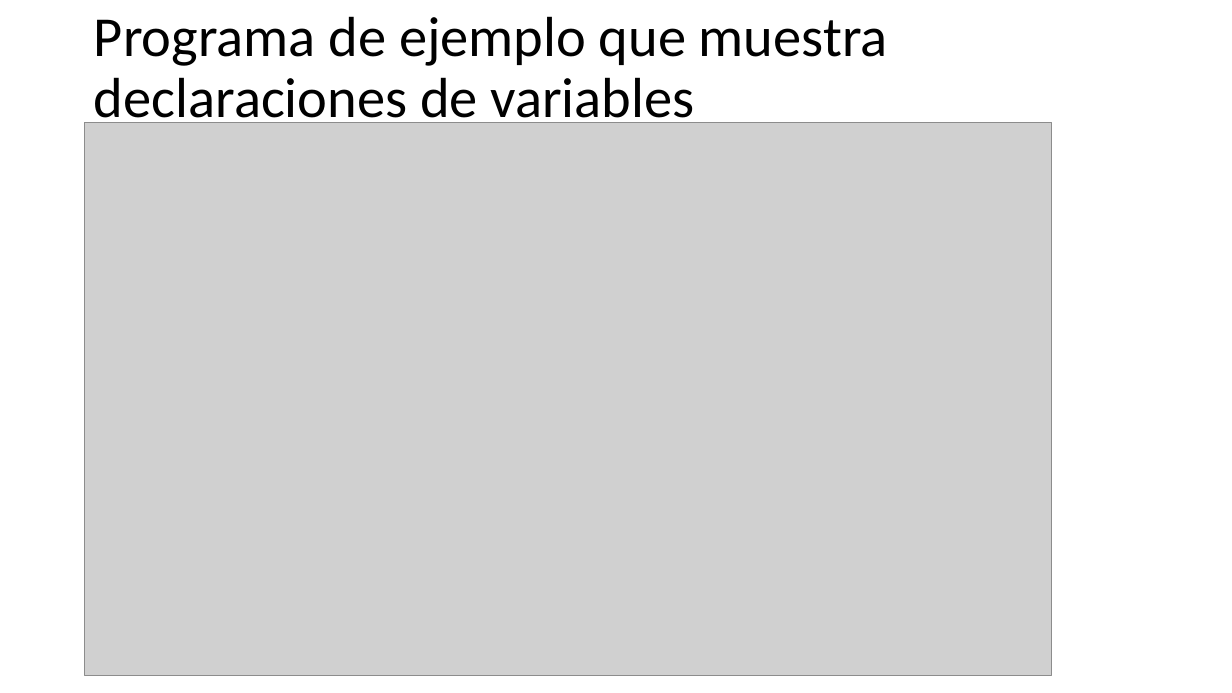
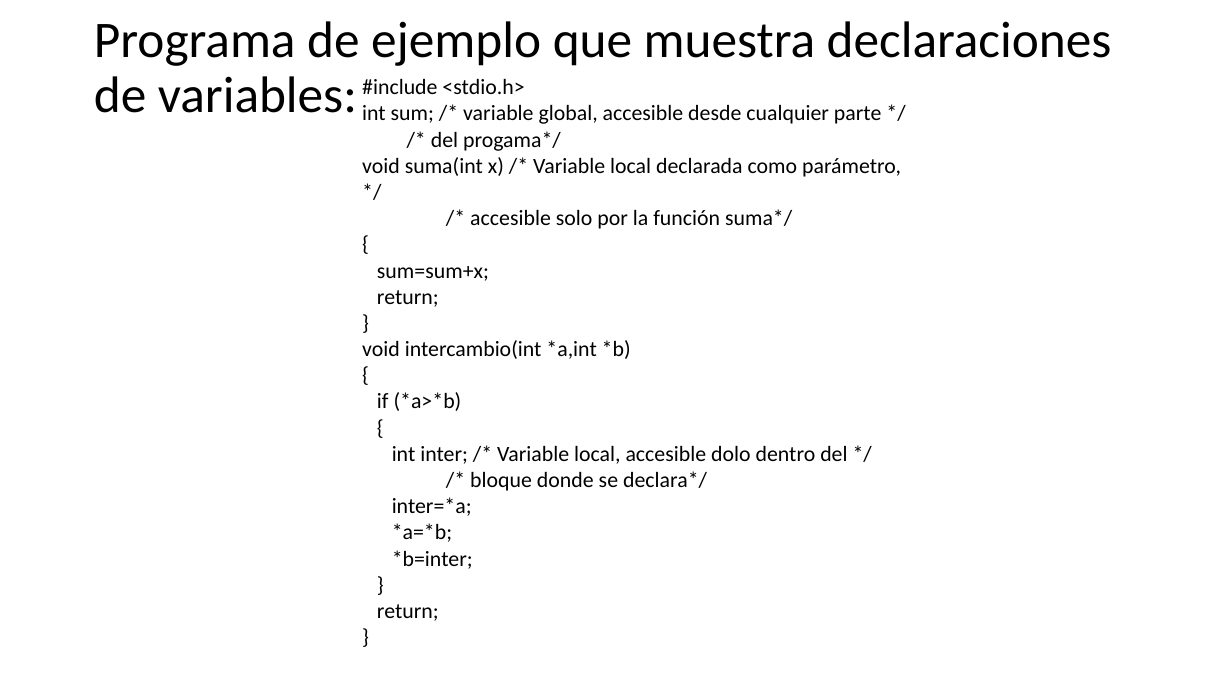
Before and after one commit to programacionestructurada/2021-2, a slide deck: slide 19 of U1_Introduccion_a_la_programacion/PracticaGuiada01_Introduccion_a_la_programacion_1.pptx. Drawn at 1232x693 pixels with LibreOffice and Linux fonts; fonts in the diff are those of the drawing; grey boxes stand for pictures. Boxes give left, top, right and bottom in pixels: in the first picture for what was removed or moved away, otherwise in the second. Text is boxed around its words. In the diff, an @@ line names an element or a change of style, - is before the commit and + after.

Commit message:
2021.09.24.21.37

```diff
--- a/U1_Introduccion_a_la_programacion/PracticaGuiada01_Introduccion_a_la_programacion_1.pptx
+++ b/U1_Introduccion_a_la_programacion/PracticaGuiada01_Introduccion_a_la_programacion_1.pptx
@@ title at (94, 21, 1112, 113): text changed; size 44 to 40 pt @@
-Programa de ejemplo que muestra declaraciones de variables
+Programa de ejemplo que muestra declaraciones de variables:
@@ text added at (362, 79, 901, 621), 17 pt, text #000000 @@
+#include <stdio.h>
+int sum; /* variable global, accesible desde cualquier parte */
+/* del progama*/
+void suma(int x) /* Variable local declarada como parámetro, */
+/* accesible solo por la función suma*/
+{
+sum=sum+x;
+return;
+}
+void intercambio(int *a,int *b)
+{
+if (*a>*b)
+{
+int inter; /* Variable local, accesible dolo dentro del */
+/* bloque donde se declara*/
+inter=*a;
+*a=*b;
+*b=inter;
+}
+return;
+}
@@ picture removed at (85, 122, 1053, 675) @@
```
Also in this commit, not shown: 2 slides added, 1 slide removed.
